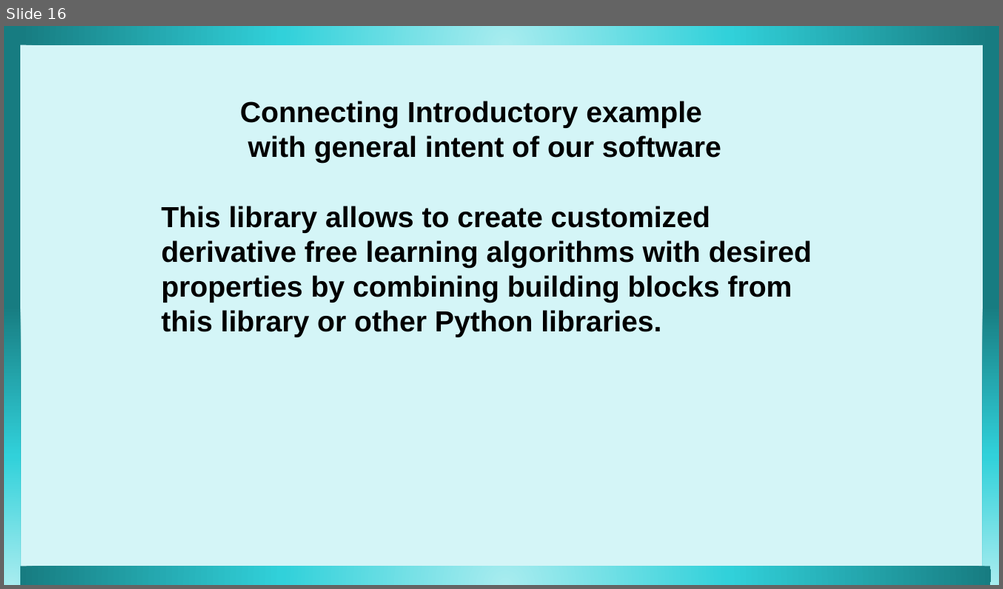
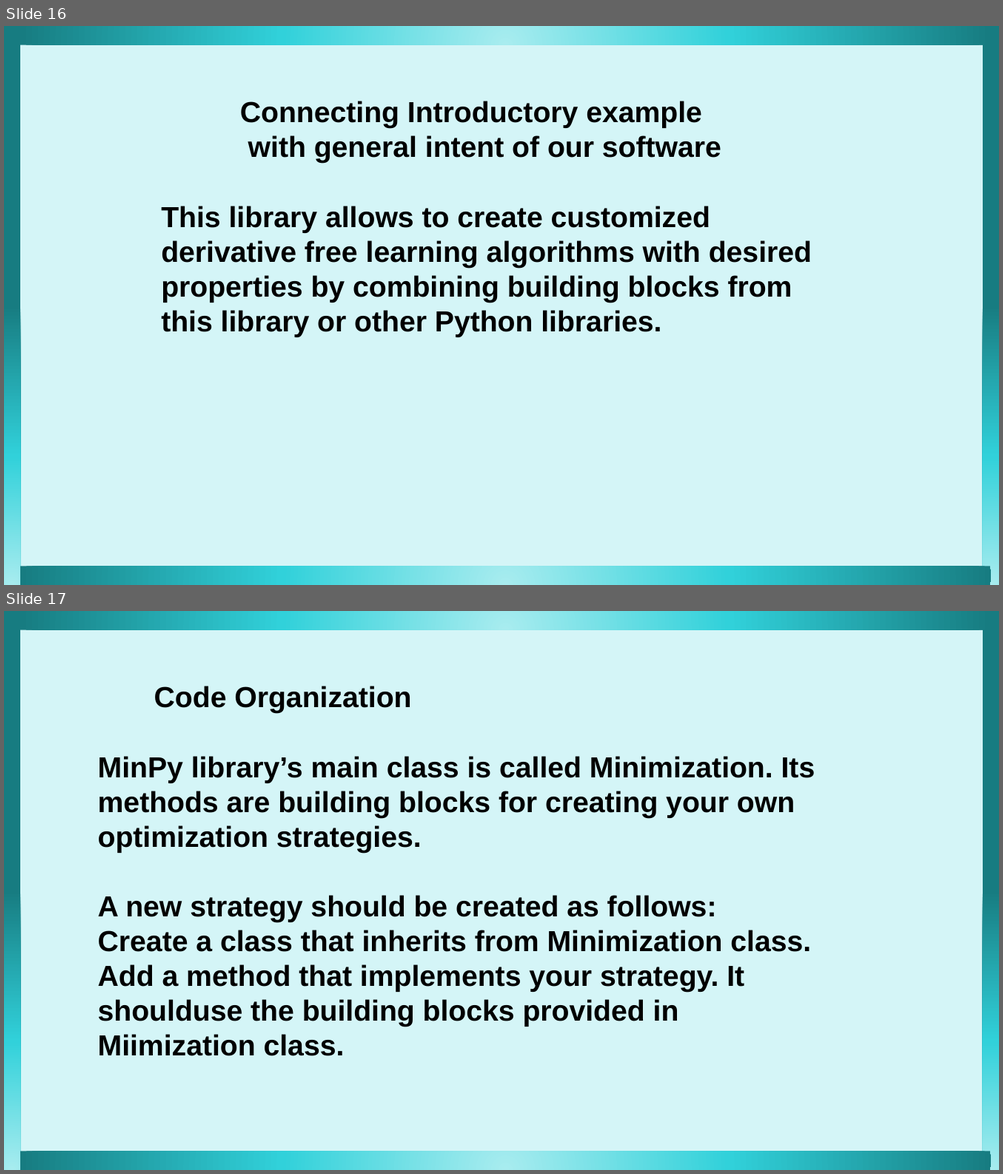
Before and after one commit to nadiakap/MinPy_edu, a slide deck: 2022-Scipy_presentation.pptx. Shown one above the other, each under a label of ours: slide 16 before the commit, slides 16 and 17 after it. The pictures are 1003x589 and 1003x1174 pixels, drawn with LibreOffice and Linux fonts; fonts in the diff are those of the drawing. Boxes give left, top, right and bottom in pixels: in the first picture for what was removed or moved away, otherwise in the second. Text is boxed around its words. In the diff, an @@ line names an element or a change of style, - is before the commit and + after.

```diff
--- a/2022-Scipy_presentation.pptx
+++ b/2022-Scipy_presentation.pptx
@@ slide 17 added at [4,611,999,1170], background #D4F5F7 @@
@@ text added at [98,686,815,1056], 28 pt, text #000000, bold @@
+Code Organization
+MinPy library’s main class is called Minimization. Its methods are building blocks for creating your own optimization strategies.
+A new strategy should be created as follows:
+Create a class that inherits from Minimization class.
+Add a method that implements your strategy. It shoulduse the building blocks provided in Miimization class.
@@ group added at [4,611,999,1170]: 4 pentagon arrows @@
```
Also in this commit, not shown: 1 other slide added, 1 other file.
